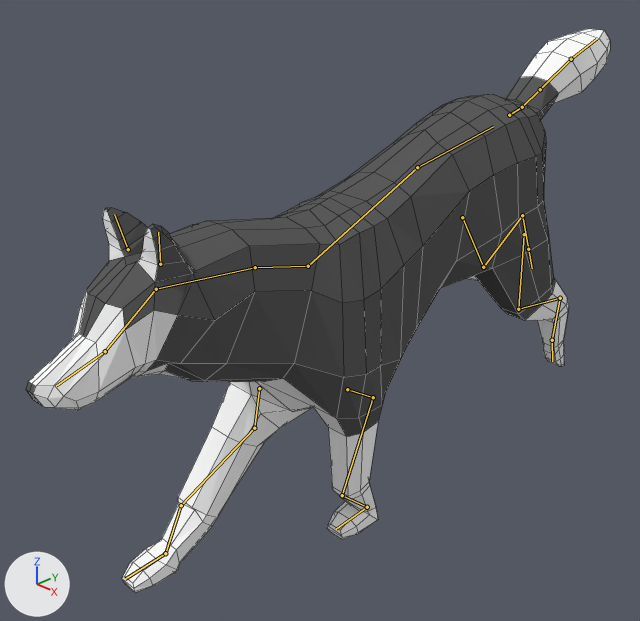
Two versions of the Blender file Volt3D/Assets/Husky/husky-trot.blend, one commit apart.
Before and after are seen from a 50 mm lens placed at (8.57, -9.14, 8.94), pointed at (-0.6, -0.21, 3.23). Every picture has the same lights, and +X, +Y and +Z are marked at lower left. Both versions are drawn at frame 1 of the action 'ArmatureAction'; the numbers are the values there. The bones that bend it are drawn over the model as lines. Mesh edges are drawn as thin lines.

Names of what the first picture shows: 'Husky'.
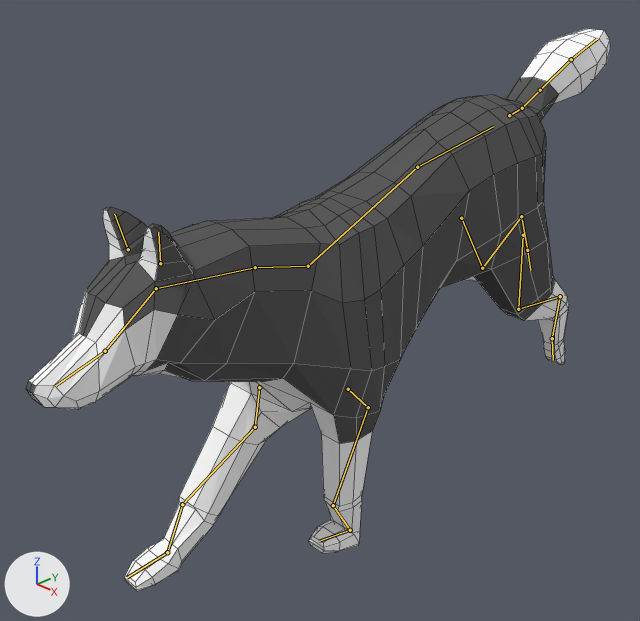
What the commit changed:
Bone 'front_heel_IK.R' (bone_front_heel_ik_r) moves from (0.0, 1.29, -0.01) to (0.0, 0.9, -0.26).
Bone 'front_heel_IK.R' (bone_front_heel_ik_r) turns from (0, 0, 0) to (-18, 0, 0) degrees about its own x, y and z.
Bone 'back_heel_IK.L' (bone_back_heel_ik_l) moves from (0.0, 2.25, 2.6) to (0.0, 2.2, 2.59).

Pixel boxes [x1, y1, x2, y2] of what changed, in the pictures (640 x 621 px):
'Husky', posed: before [26, 29, 610, 592]; after [26, 29, 610, 591]
